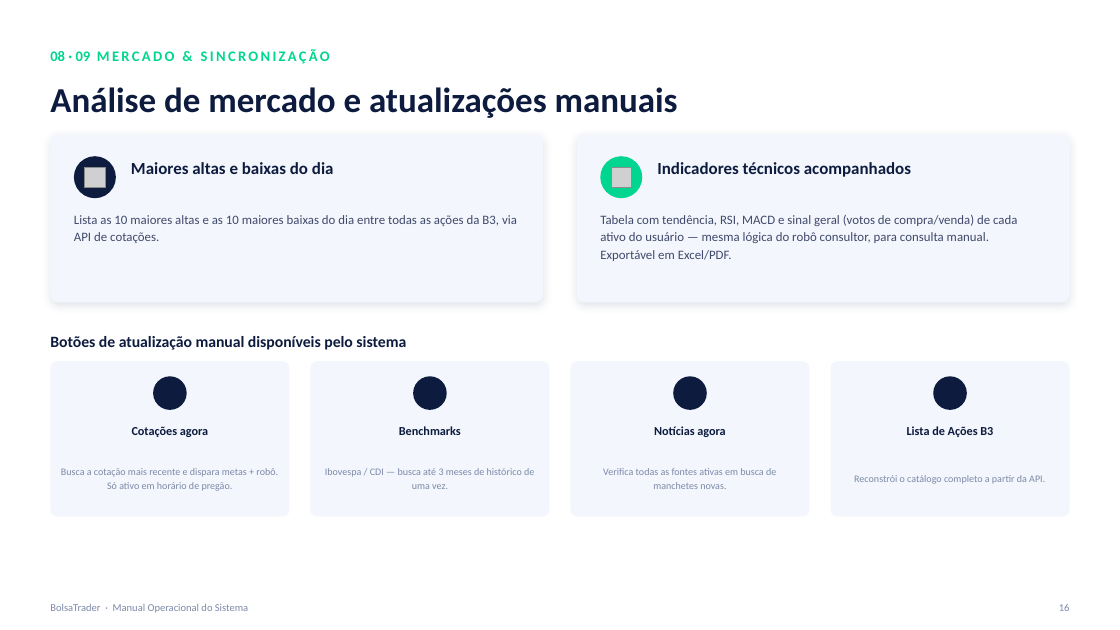
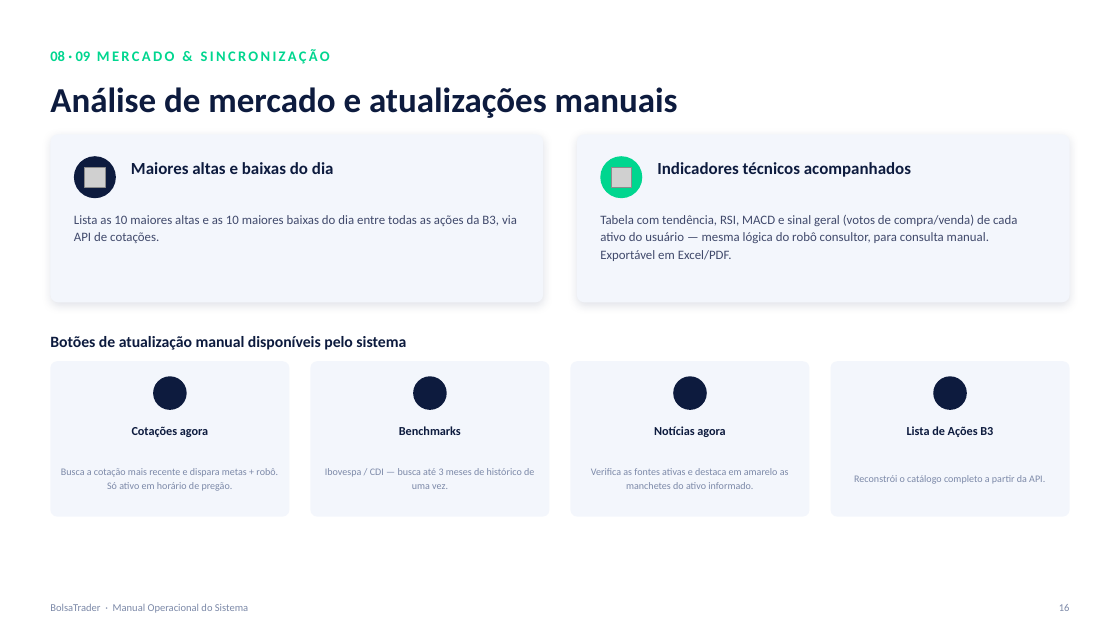
Before and after one commit to seculus-2023/-BolsaTrader, a slide deck: slide 16 of docs/BolsaTrader_Manual_Operacional.pptx. Drawn at 1120x630 pixels with LibreOffice and Linux fonts; fonts in the diff are those of the drawing; grey boxes stand for pictures; background and template pictures are left out. Boxes give left, top, right and bottom in pixels: in the first picture for what was removed or moved away, otherwise in the second. Text is boxed around its words. In the diff, an @@ line names an element or a change of style, - is before the commit and + after.

```diff
--- a/docs/BolsaTrader_Manual_Operacional.pptx
+++ b/docs/BolsaTrader_Manual_Operacional.pptx
@@ text at <box>591,468,789,489</box>: text changed @@
-Verifica todas as fontes ativas em busca de manchetes novas.
+Verifica as fontes ativas e destaca em amarelo as manchetes do ativo informado.
```
Also in this commit, not shown: 1 other slide changed, 2 other files.
